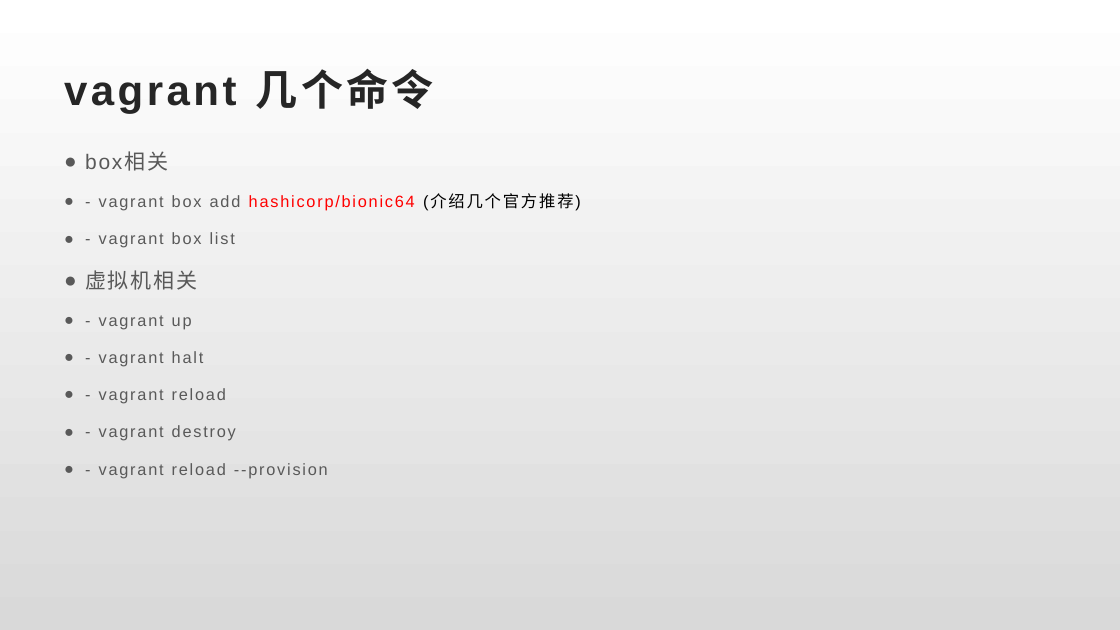
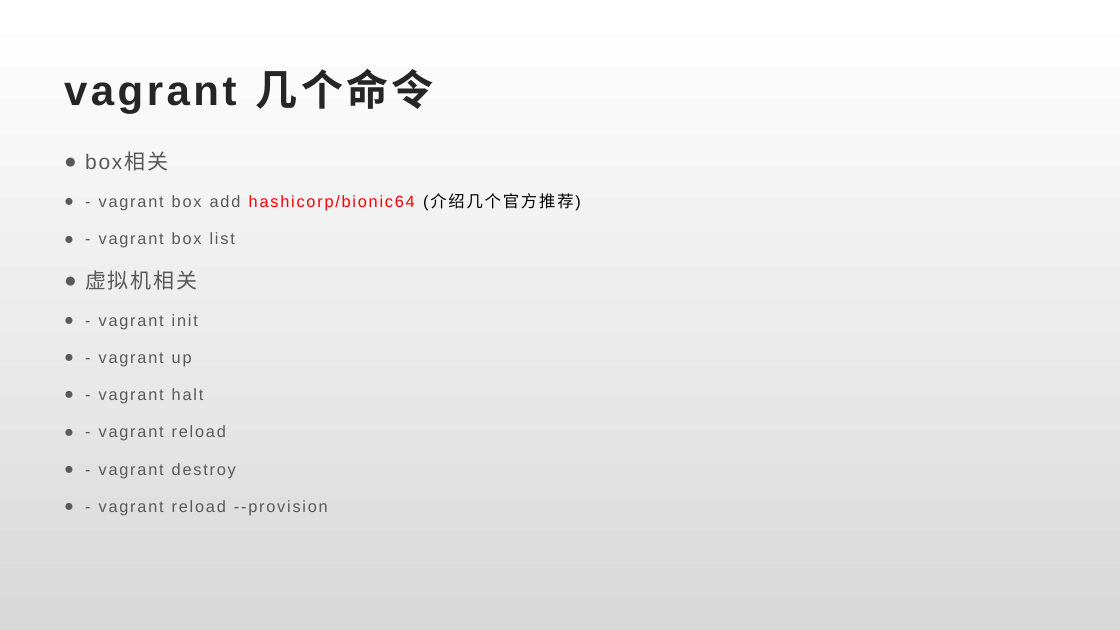
Before and after one commit to llaoj/my-share, a slide deck: slide 5 of vagrant-for-dev/index.pptx (slide 4 before the commit). Drawn at 1120x630 pixels with LibreOffice and Linux fonts; fonts in the diff are those of the drawing. Boxes give left, top, right and bottom in pixels: in the first picture for what was removed or moved away, otherwise in the second. Text is boxed around its words. In the diff, an @@ line names an element or a change of style, - is before the commit and + after.

```diff
--- a/vagrant-for-dev/index.pptx
+++ b/vagrant-for-dev/index.pptx
@@ text at (x1=99, y1=314, x2=198, y2=330): paragraph added @@
+● - vagrant init
```
Also in this commit, not shown: 2 other slides changed, 1 slide added, 13 other files.
